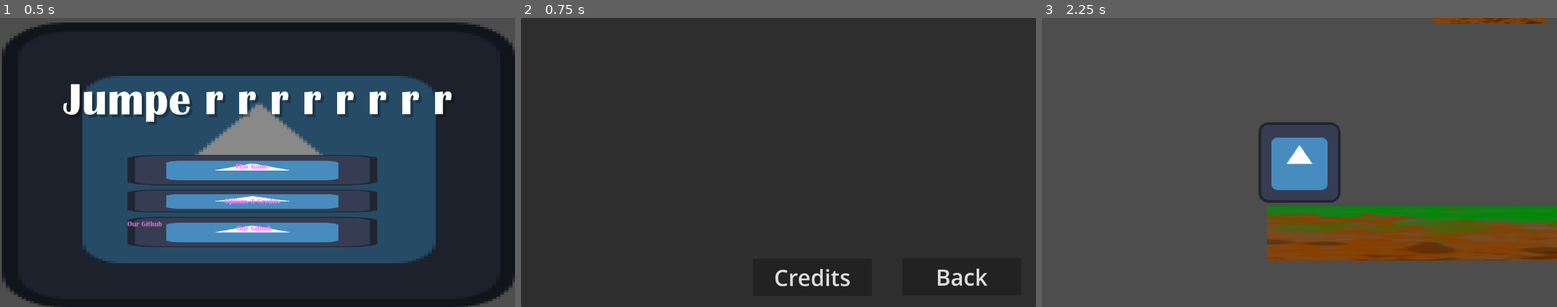
Above: before the commit, frames 1-3 (left to right).
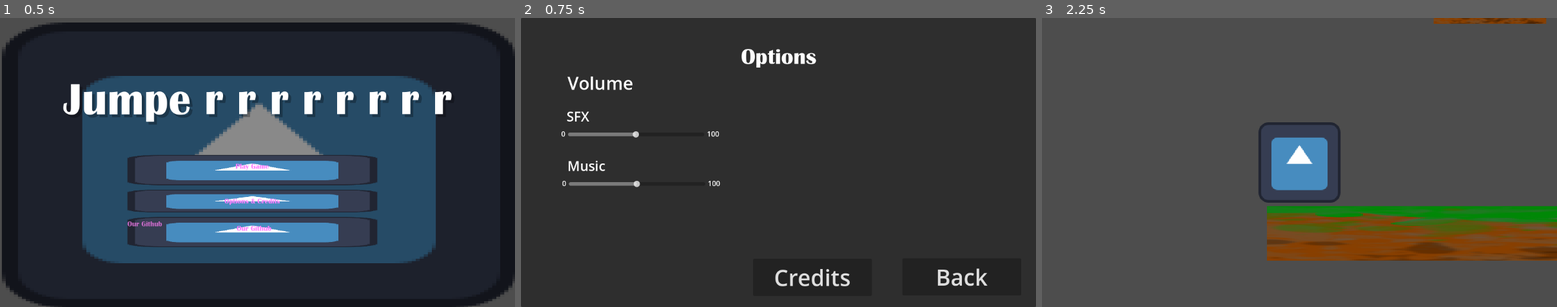
Above: after the commit, the same moments.

Repository: Guyiy1324/Jumpe-r-r-r-r-r-r-r-r
Game: Godot game, scene res://MainMenu.tscn
The game is run twice, just before and just after one commit, with the same random seed, the same clock (stepped at 60 frames per second) and the same inputs. The engine's default icon, where the game draws it, is replaced by a stand-in: a white triangle on a blue panel in a dark square.
Inputs:
- Up to frame 1 (0.5 s): no input
- Up to frame 2 (0.75 s): click "Options & Credits" at 0.5 s
- Up to frame 3 (2.25 s): click "Back" at 1.25 s; click "Play Game" at 2 s

Frame 1 is identical in both runs. In frame 2, 1.4% of the frame differs, in the area x 7-58%, y 10-59%; in frame 3, nothing differs.

Commit message:
Update options_&_credits.tscn

Diff:
--- a/jump-e-r/options_&_credits.tscn
+++ b/jump-e-r/options_&_credits.tscn
@@ -1,6 +1,7 @@
 [gd_scene format=3 uid="uid://c213e04b25674"]
 
 [ext_resource type="Script" uid="uid://8jpy5bhmuqv4" path="res://options_&_credits.gd" id="1_4o6pv"]
+[ext_resource type="FontFile" uid="uid://rl5w41rox601" path="res://Britannic Bold Regular.ttf" id="2_yveac"]
 
 [node name="Options & Credits" type="Control" unique_id=1102423414]
 layout_mode = 3
@@ -37,5 +38,90 @@
 theme_override_font_sizes/font_size = 50
 text = "Back"
 
+[node name="Label" type="Label" parent="." unique_id=1808622530]
+layout_mode = 1
+anchors_preset = 5
+anchor_left = 0.5
+anchor_right = 0.5
+offset_left = -84.5
+offset_top = 61.0
+offset_right = 84.5
+offset_bottom = 125.0
+grow_horizontal = 2
+theme_override_fonts/font = ExtResource("2_yveac")
+theme_override_font_sizes/font_size = 50
+text = "Options"
+
+[node name="Label2" type="Label" parent="." unique_id=1693059145]
+layout_mode = 0
+offset_left = 104.0
+offset_top = 118.0
+offset_right = 251.0
+offset_bottom = 173.0
+theme_override_font_sizes/font_size = 40
+text = "Volume"
+
+[node name="SFX" type="HSlider" parent="Label2" unique_id=1292370777]
+layout_mode = 0
+offset_left = 1.0
+offset_top = 123.0
+offset_right = 306.0
+offset_bottom = 163.0
+value = 50.0
+
+[node name="Label2" type="Label" parent="Label2/SFX" unique_id=867662260]
+layout_mode = 0
+offset_left = -15.0
+offset_top = 7.0
+offset_right = 25.0
+offset_bottom = 30.0
+text = "0"
+
+[node name="Label2" type="Label" parent="Label2/SFX/Label2" unique_id=1372795929]
+layout_mode = 0
+offset_left = 326.0
+offset_right = 366.0
+offset_bottom = 23.0
+text = "100"
+
+[node name="Label" type="Label" parent="Label2/SFX" unique_id=630956791]
+layout_mode = 0
+offset_left = -3.0
+offset_top = -42.0
+offset_right = 48.0
+theme_override_font_sizes/font_size = 30
+text = "SFX"
+
+[node name="Music" type="HSlider" parent="Label2" unique_id=1189550951]
+layout_mode = 0
+offset_left = 3.0
+offset_top = 234.0
+offset_right = 308.0
+offset_bottom = 274.0
+value = 50.0
+
+[node name="Label2" type="Label" parent="Label2/Music" unique_id=139216925]
+layout_mode = 0
+offset_left = -15.0
+offset_top = 7.0
+offset_right = 25.0
+offset_bottom = 30.0
+text = "0"
+
+[node name="Label2" type="Label" parent="Label2/Music/Label2" unique_id=1592688935]
+layout_mode = 0
+offset_left = 326.0
+offset_right = 366.0
+offset_bottom = 23.0
+text = "100"
+
+[node name="Label" type="Label" parent="Label2/Music" unique_id=932464103]
+layout_mode = 0
+offset_left = -3.0
+offset_top = -42.0
+offset_right = 48.0
+theme_override_font_sizes/font_size = 30
+text = "Music"
+
 [connection signal="pressed" from="Button" to="." method="_on_credits_pressed"]
 [connection signal="pressed" from="Button2" to="." method="_on_back_pressed"]
